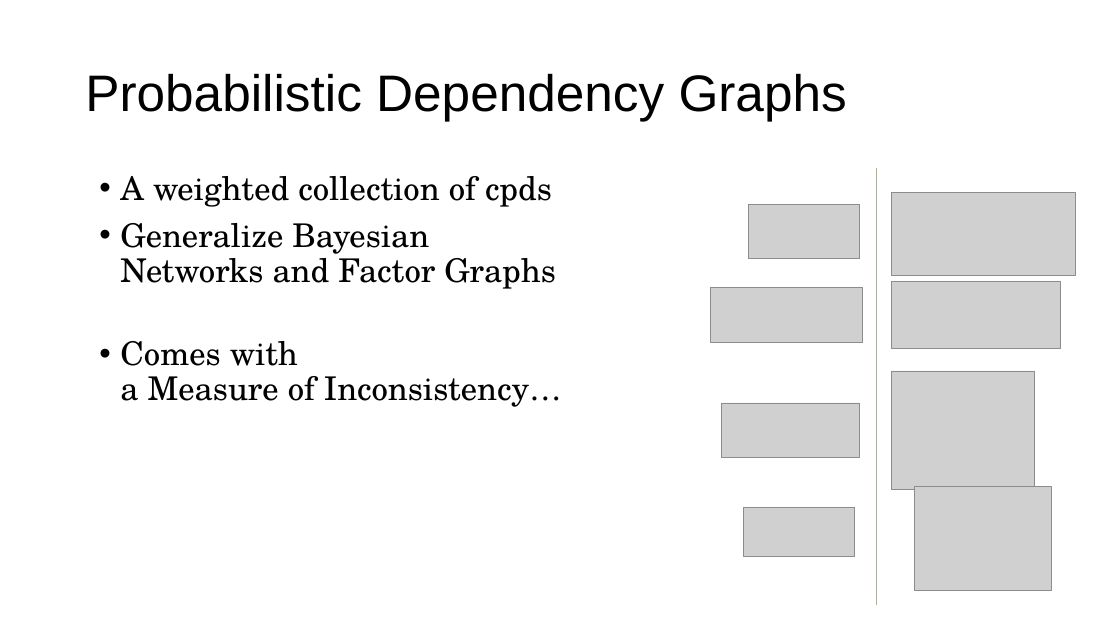
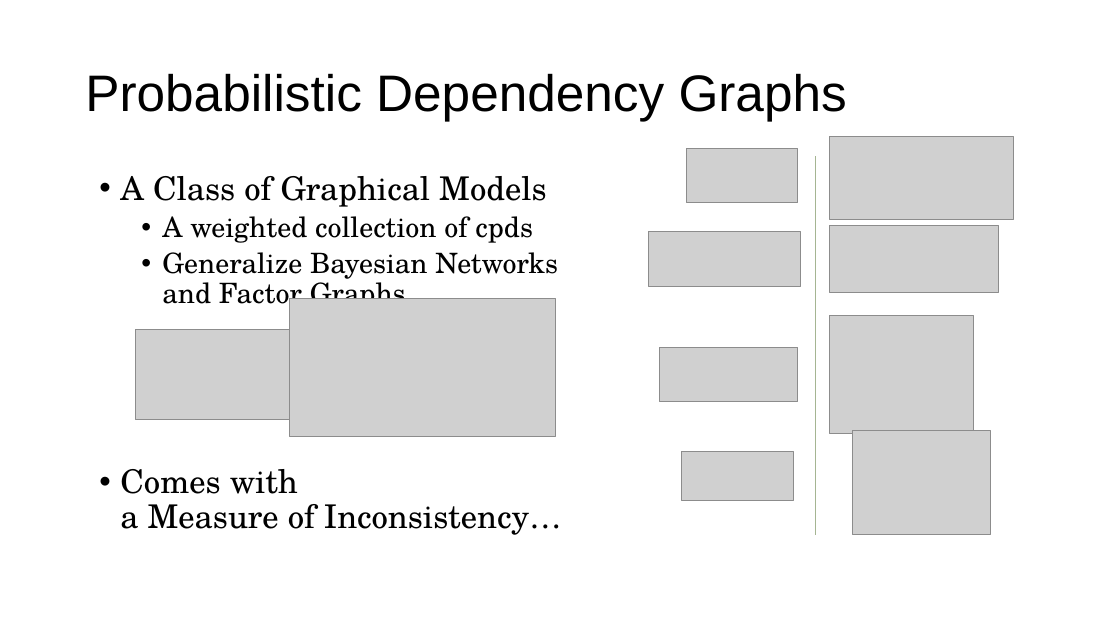
Before and after one commit to orichardson/pdg-expts, a slide deck: slide 3 of present/AISTATS-2022/one-true-loss.pptx (slide 2 before the commit). Drawn at 1120x630 pixels with LibreOffice and Linux fonts; fonts in the diff are those of the drawing; grey boxes stand for pictures. Boxes give left, top, right and bottom in pixels: in the first picture for what was removed or moved away, otherwise in the second. Text is boxed around its words. In the diff, an @@ line names an element or a change of style, - is before the commit and + after.

```diff
--- a/present/AISTATS-2022/one-true-loss.pptx
+++ b/present/AISTATS-2022/one-true-loss.pptx
@@ picture: place and size @@
-picture at [749, 204, 860, 259]
+picture at [686, 148, 798, 202]
@@ text at [120, 176, 547, 207]: paragraph added @@
+• A Class of Graphical Models
@@ line moved from (877, 168) - (877, 605) to (815, 156) - (815, 534) @@
@@ text at [162, 216, 558, 312]: size 28 to 24 pt in "A weighted collection of cpds", "Generalize Bayesian Networks and Factor Graphs"; list level 1 to 2 in "A weighted collection of cpds"; list level 1 to 2 in "Generalize Bayesian Networks and Factor ..." @@
@@ picture added at [289, 298, 555, 437] @@
@@ picture added at [135, 329, 289, 420] @@
@@ 7 pictures: place and size @@
-7 pictures at [711, 192, 1075, 591]
+7 pictures at [649, 136, 1013, 535]
```
Also in this commit, not shown: 3 other slides changed, 19 slides added, 3 slides removed, 2 other files.
